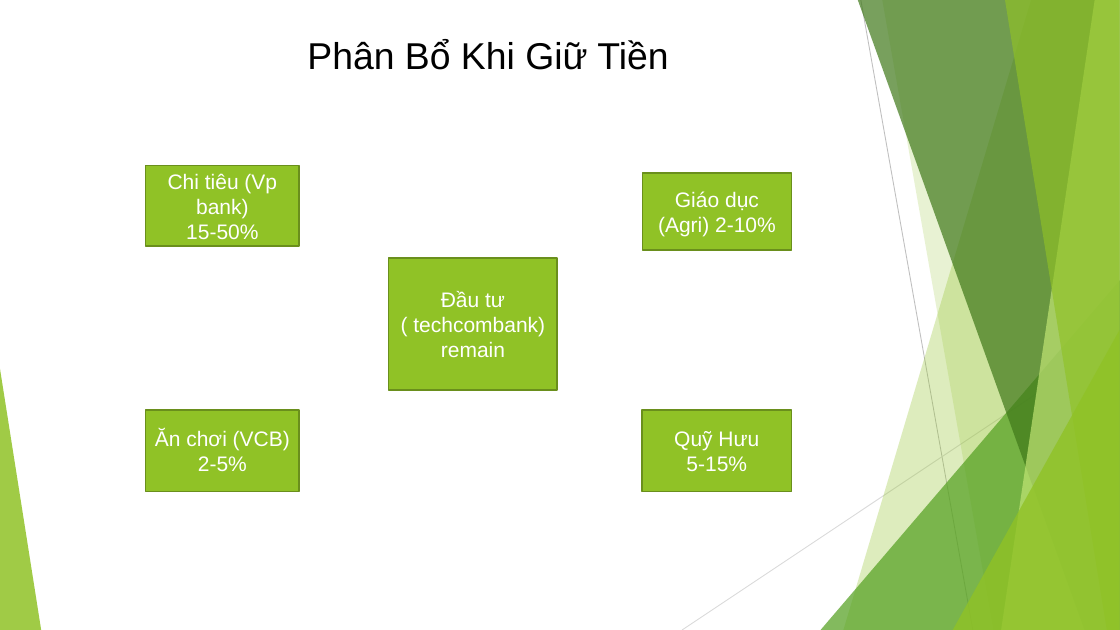
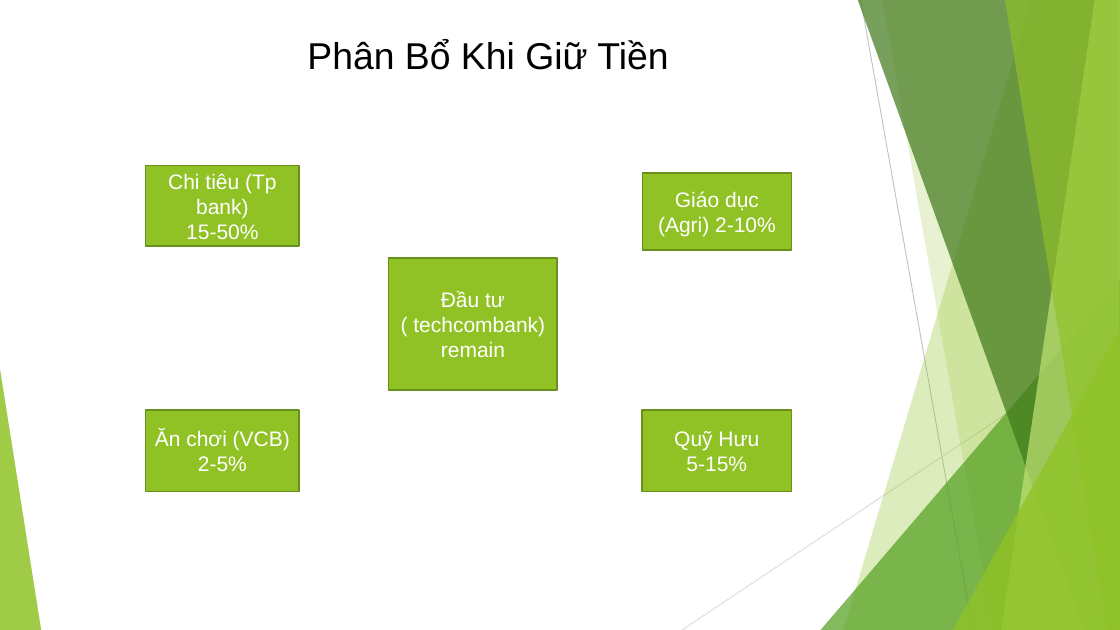
Before and after one commit to PhanManh2003/Trading, a slide deck: slide 3 of TRADE BAT DIET.pptx. Drawn at 1120x630 pixels with LibreOffice and Linux fonts; fonts in the diff are those of the drawing. Boxes give left, top, right and bottom in pixels: in the first picture for what was removed or moved away, otherwise in the second. Text is boxed around its words. In the diff, an @@ line names an element or a change of style, - is before the commit and + after.

```diff
--- a/TRADE BAT DIET.pptx
+++ b/TRADE BAT DIET.pptx
@@ text in rectangle at bbox=[168, 173, 276, 218]: text changed @@
-Chi tiêu (Vp bank)
+Chi tiêu (Tp bank)
```
Also in this commit, not shown: 6 other files.
